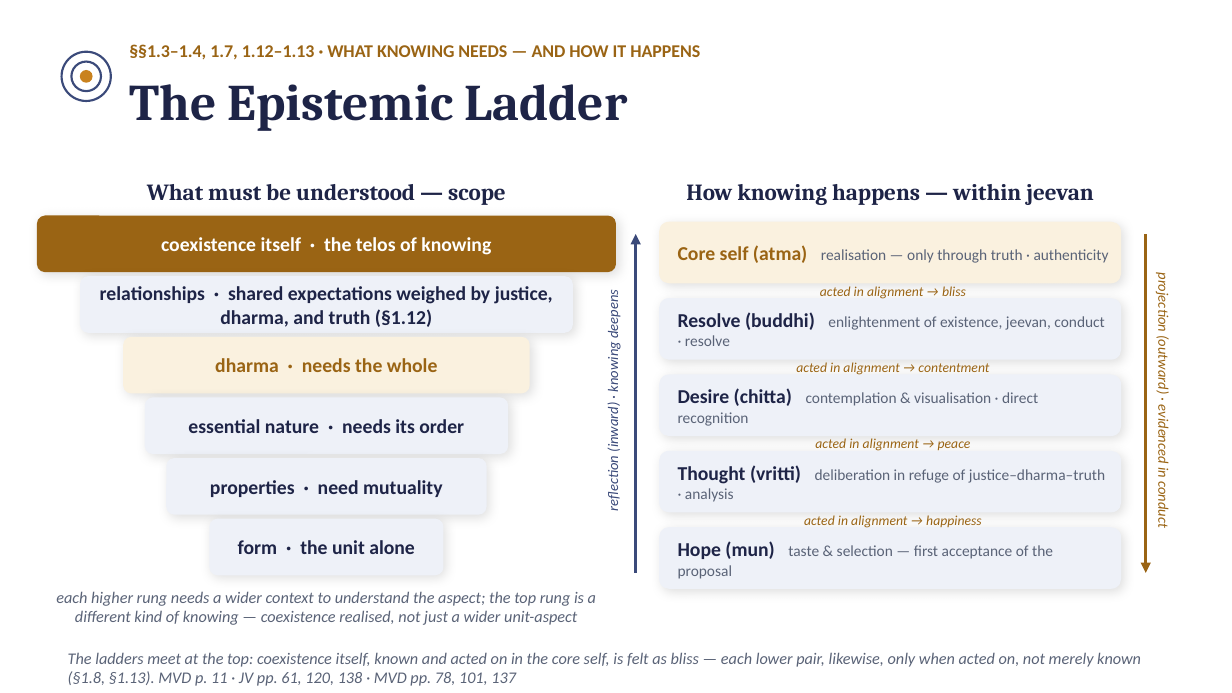
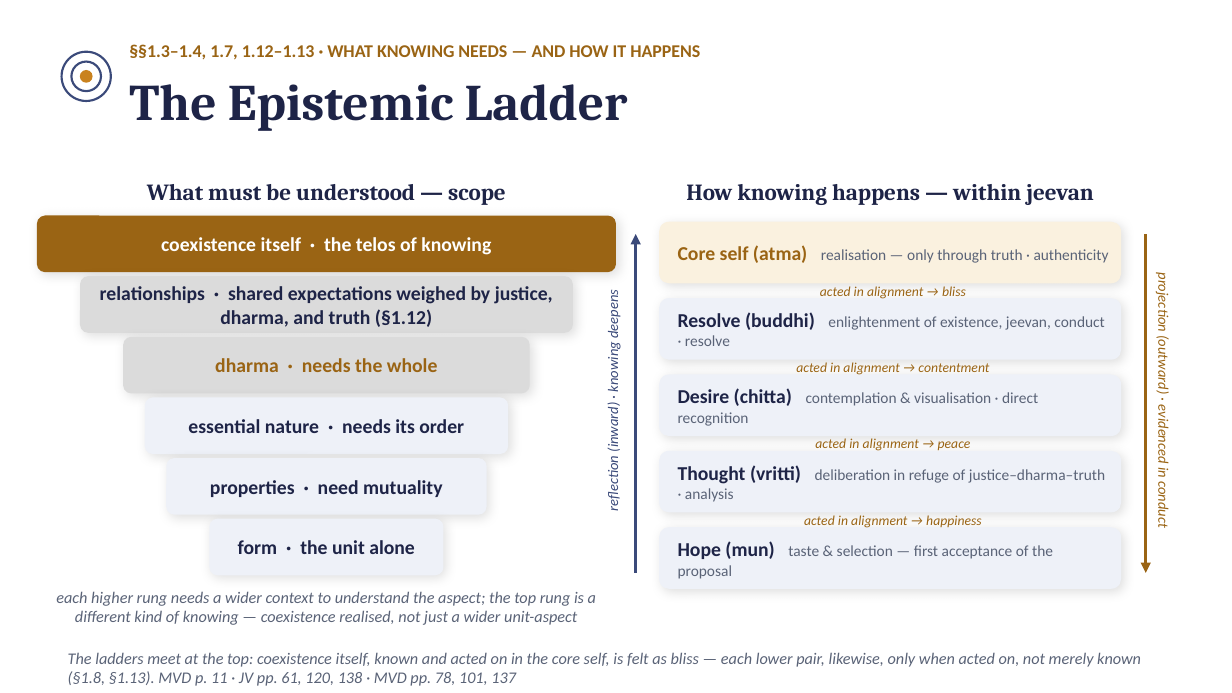
Before and after one commit to raghavamohan/AnalyticMadhyasthDarshan, a slide deck: slide 18 of Studies/The-Ontology-of-Coexistence/The-Ontology-of-Existence-Madhyasth-Darshan.pptx (slide 16 before the commit). Drawn at 1232x693 pixels with LibreOffice and Linux fonts; fonts in the diff are those of the drawing. Boxes give left, top, right and bottom in pixels: in the first picture for what was removed or moved away, otherwise in the second. Text is boxed around its words. In the diff, an @@ line names an element or a change of style, - is before the commit and + after.

```diff
--- a/Studies/The-Ontology-of-Coexistence/The-Ontology-of-Existence-Madhyasth-Darshan.pptx
+++ b/Studies/The-Ontology-of-Coexistence/The-Ontology-of-Existence-Madhyasth-Darshan.pptx
@@ rounded rectangle at [80,276,573,333]: fill #EEF1F8 to #DBDBDB @@
@@ rounded rectangle at [123,336,530,393]: fill #FAF1DF to #DBDBDB @@
```
Also in this commit, not shown: 5 other slides changed, 4 slides added, 3 slides removed.
